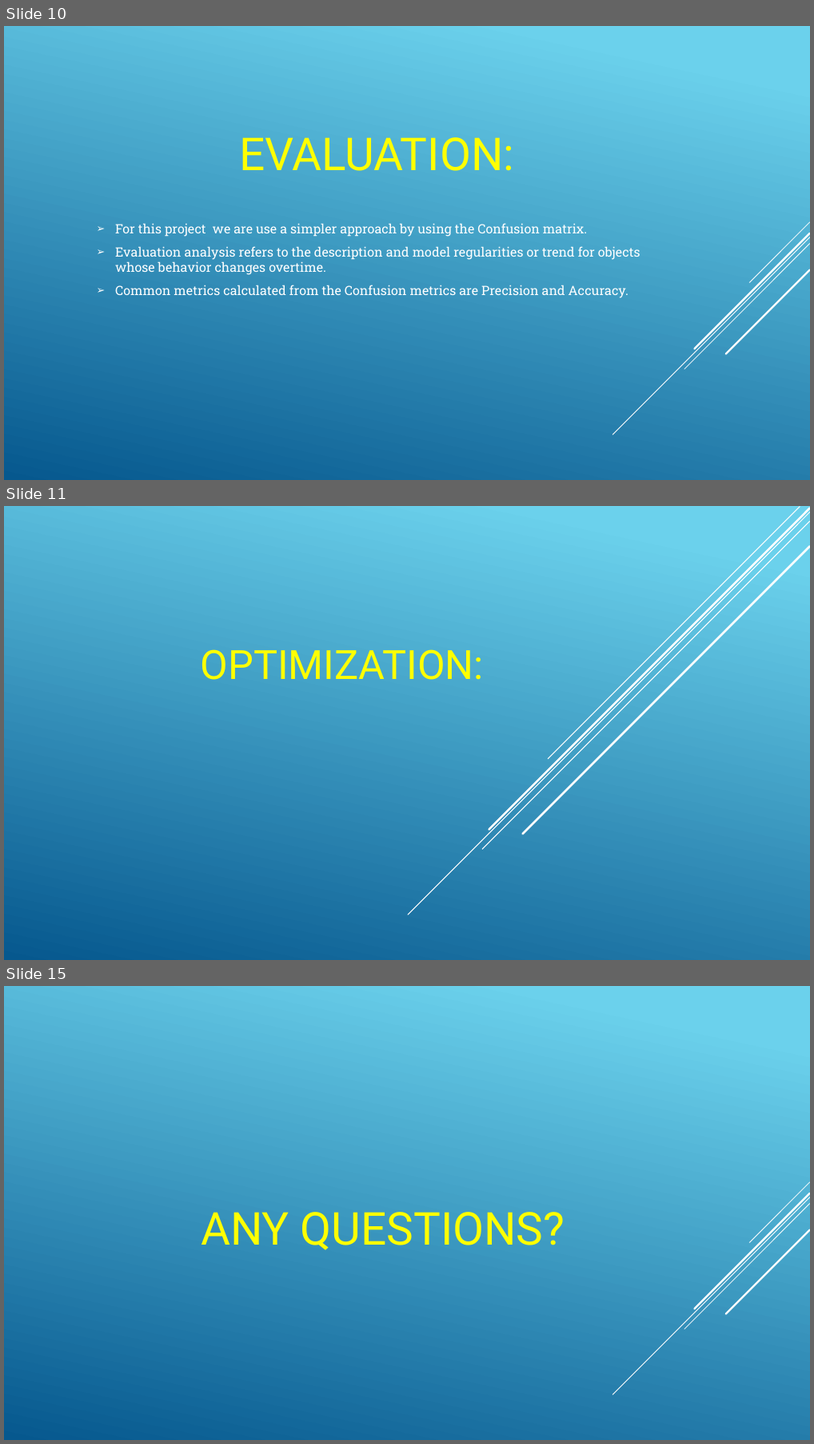
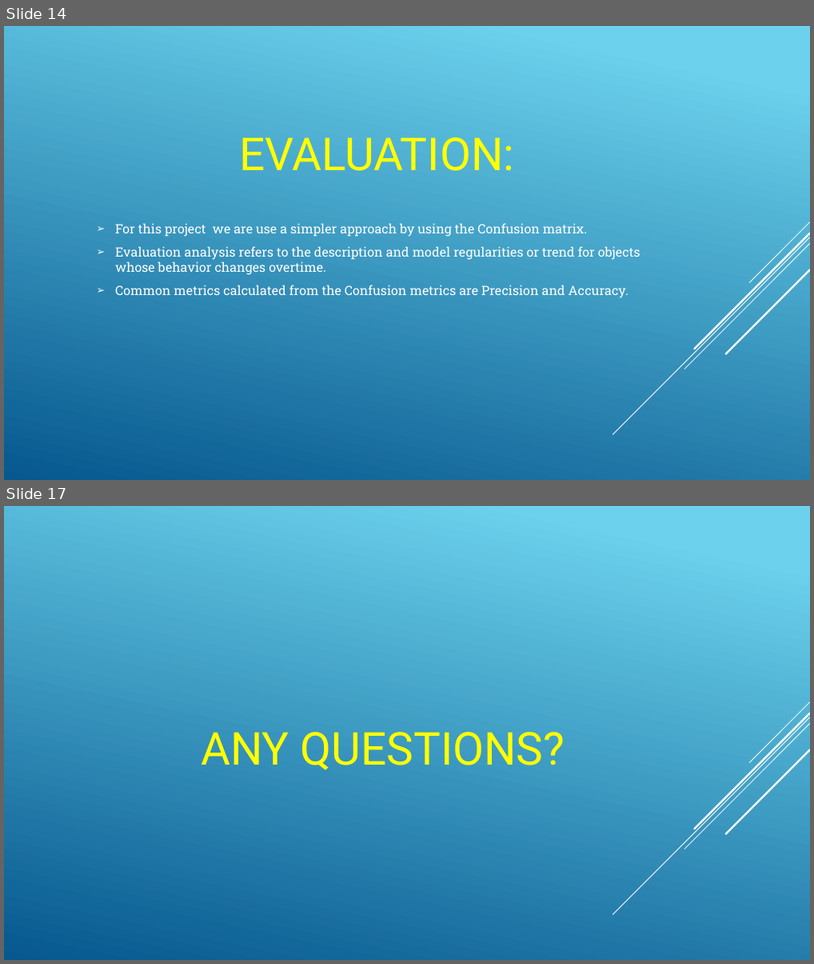
Before and after one commit to rashmirekha27/Loan_Officers, a slide deck: Project4_presentation.pptx. Shown one above the other, each under a label of ours: slides 10, 11 and 15 before the commit, slides 14 and 17 after it; the slides between them are not shown. The pictures are 814x1444 and 814x964 pixels, drawn with LibreOffice and Linux fonts; fonts in the diff are those of the drawing. Boxes give left, top, right and bottom in pixels: in the first picture for what was removed or moved away, otherwise in the second. Text is boxed around its words. In the diff, an @@ line names an element or a change of style, - is before the commit and + after.

```diff
--- a/Project4_presentation.pptx
+++ b/Project4_presentation.pptx
@@ slide 11 removed at (4, 506, 810, 960), background gradient #6ED2EB to #06588E @@
@@ line removed from (810, 512) to (408, 914) @@
@@ line removed from (810, 521) to (482, 849) @@
@@ line removed from (810, 508) to (489, 829) @@
@@ line removed from (800, 507) to (549, 759) @@
@@ line removed from (810, 547) to (523, 834) @@
@@ title removed at (201, 649, 484, 680) @@
-OPTIMIZATION:
@@ what was slide 10 is now slide 14 @@
@@ what was slide 15 is now slide 17 @@
```
Also in this commit, not shown: 6 slides changed, 7 slides added, 4 other slides removed, 2 other files.
